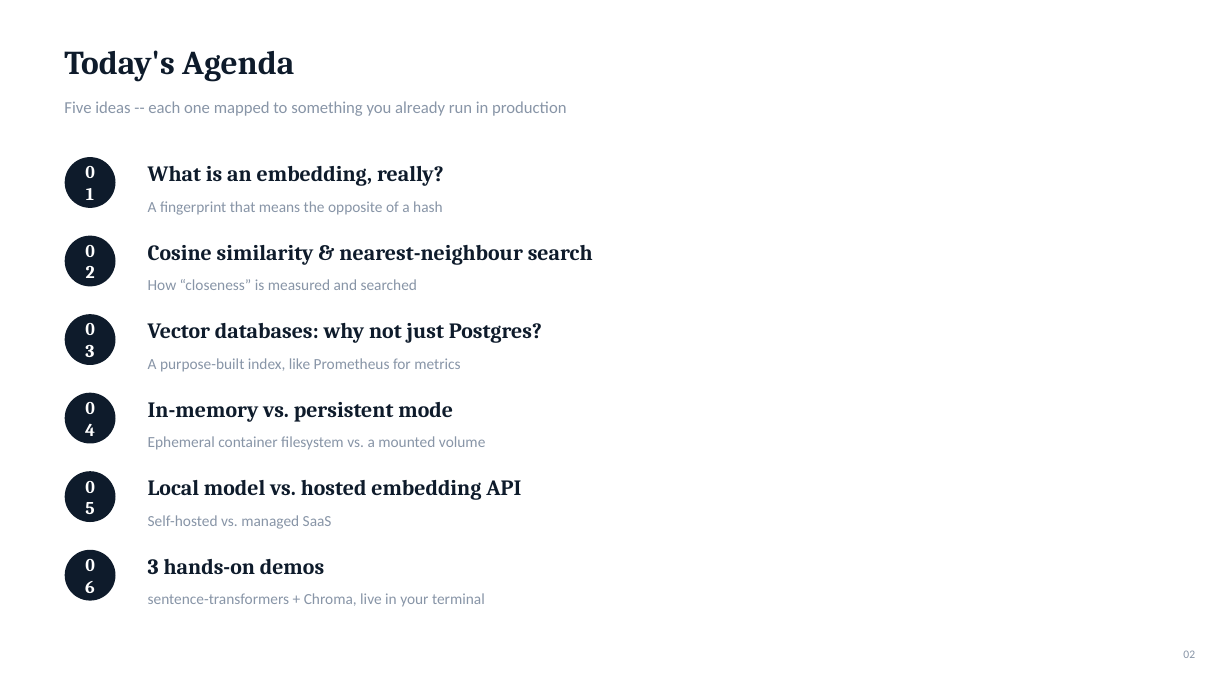
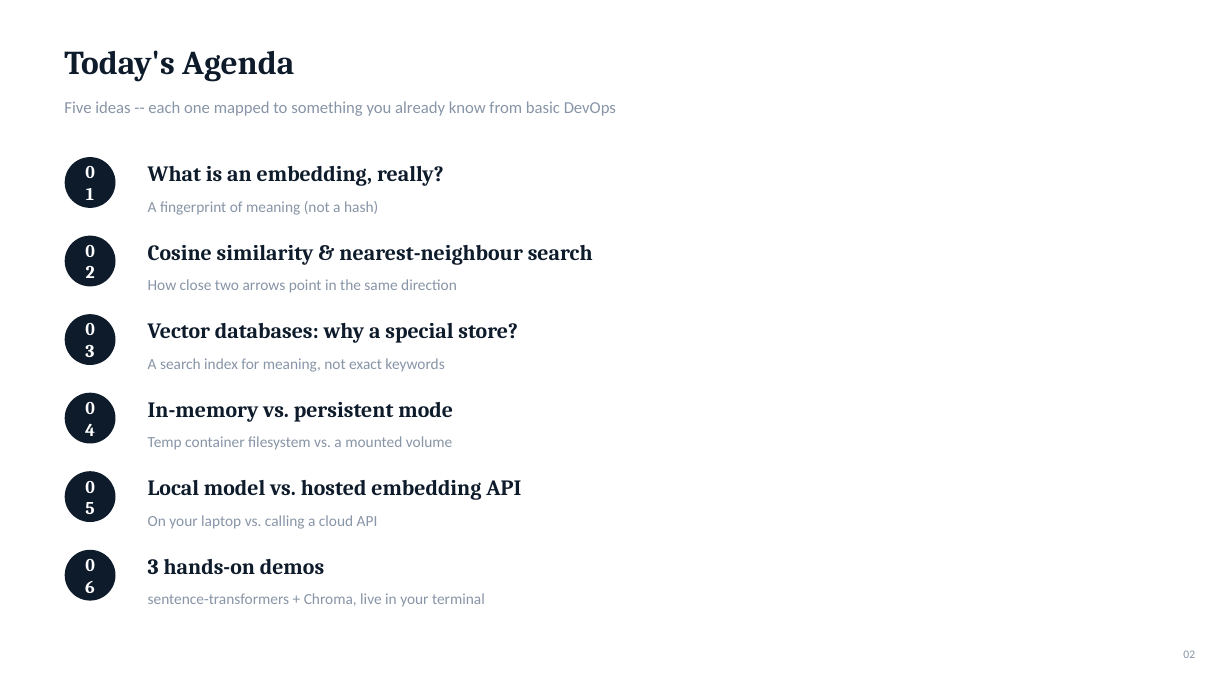
Before and after one commit to mayurb99/Agentic-AI-Series, a slide deck: slide 2 of lecture2/L2_Embeddings_VectorDatabases_DevOps.pptx. Drawn at 1232x693 pixels with LibreOffice and Linux fonts; fonts in the diff are those of the drawing. Boxes give left, top, right and bottom in pixels: in the first picture for what was removed or moved away, otherwise in the second. Text is boxed around its words. In the diff, an @@ line names an element or a change of style, - is before the commit and + after.

```diff
--- a/lecture2/L2_Embeddings_VectorDatabases_DevOps.pptx
+++ b/lecture2/L2_Embeddings_VectorDatabases_DevOps.pptx
@@ text at <box>64,101,616,116</box>: text changed @@
-Five ideas -- each one mapped to something you already run in production
+Five ideas -- each one mapped to something you already know from basic DevOps
@@ text at <box>148,201,378,215</box>: text changed @@
-A fingerprint that means the opposite of a hash
+A fingerprint of meaning (not a hash)
@@ text at <box>148,279,457,293</box>: text changed @@
-How “closeness” is measured and searched
+How close two arrows point in the same direction
@@ text at <box>148,323,518,343</box>: text changed @@
-Vector databases: why not just Postgres?
+Vector databases: why a special store?
@@ text at <box>148,358,444,372</box>: text changed @@
-A purpose-built index, like Prometheus for metrics
+A search index for meaning, not exact keywords
@@ text at <box>148,436,452,450</box>: text changed @@
-Ephemeral container filesystem vs. a mounted volume
+Temp container filesystem vs. a mounted volume
@@ text at <box>148,515,378,529</box>: text changed @@
-Self-hosted vs. managed SaaS
+On your laptop vs. calling a cloud API
```
Also in this commit, not shown: 18 other slides changed, 3 slides added, 3 slides removed, 3 other files.
